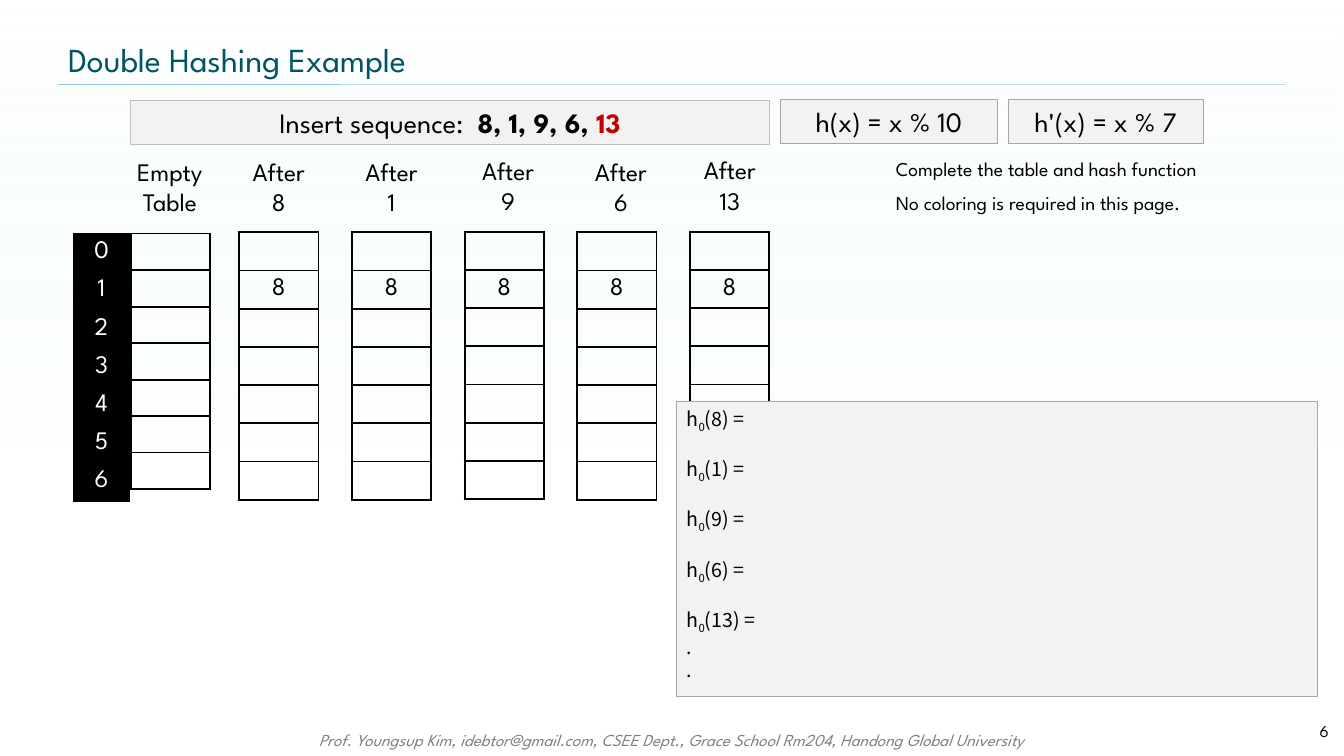
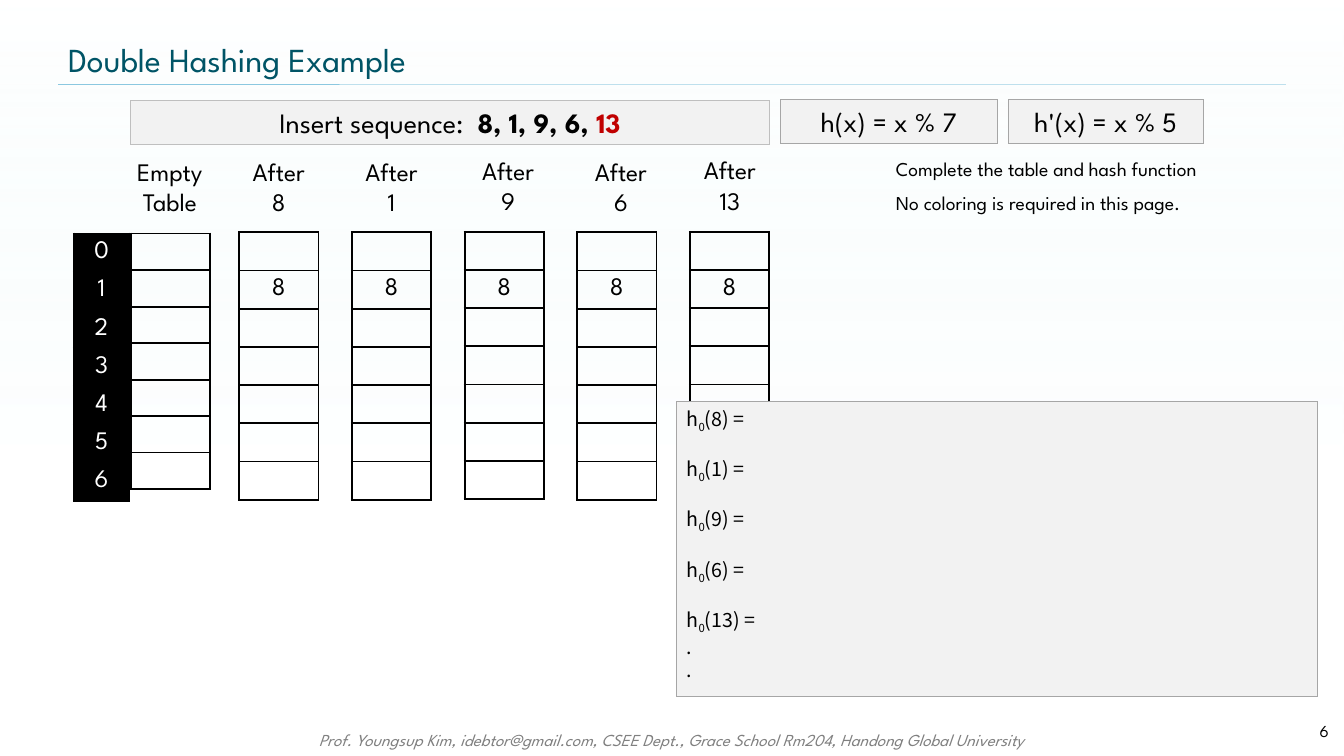
Before and after one commit to idebtor/nowic, a slide deck: slide 6 of ppts/PSet Final HashingQuiz.pptx. Drawn at 1344x756 pixels with LibreOffice and Linux fonts; fonts in the diff are those of the drawing; background and template pictures are left out. Boxes give left, top, right and bottom in pixels: in the first picture for what was removed or moved away, otherwise in the second. Text is boxed around its words. In the diff, an @@ line names an element or a change of style, - is before the commit and + after.

```diff
--- a/ppts/PSet Final HashingQuiz.pptx
+++ b/ppts/PSet Final HashingQuiz.pptx
@@ text in rectangle at (x1=821, y1=112, x2=956, y2=138): text changed @@
-h(x) = x % 10
+h(x) = x % 7
@@ text in rectangle at (x1=1034, y1=112, x2=1177, y2=138): text changed @@
-h'(x) = x % 7
+h'(x) = x % 5
```
